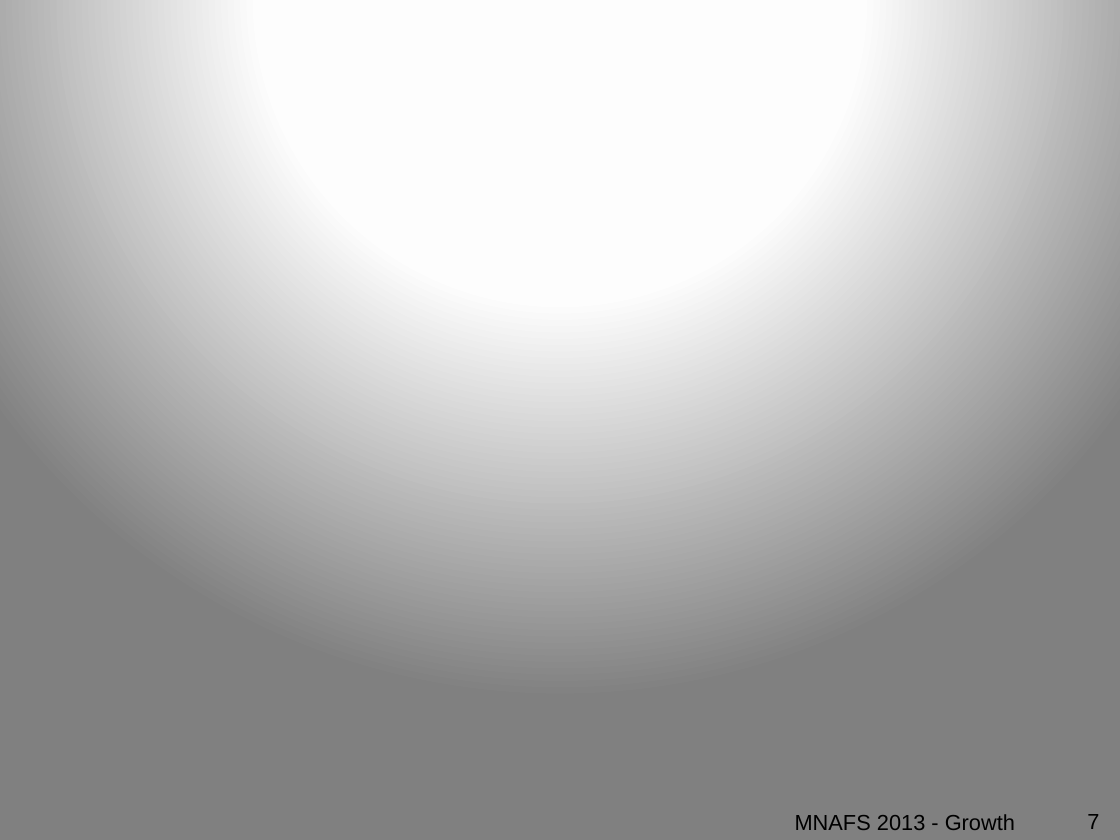
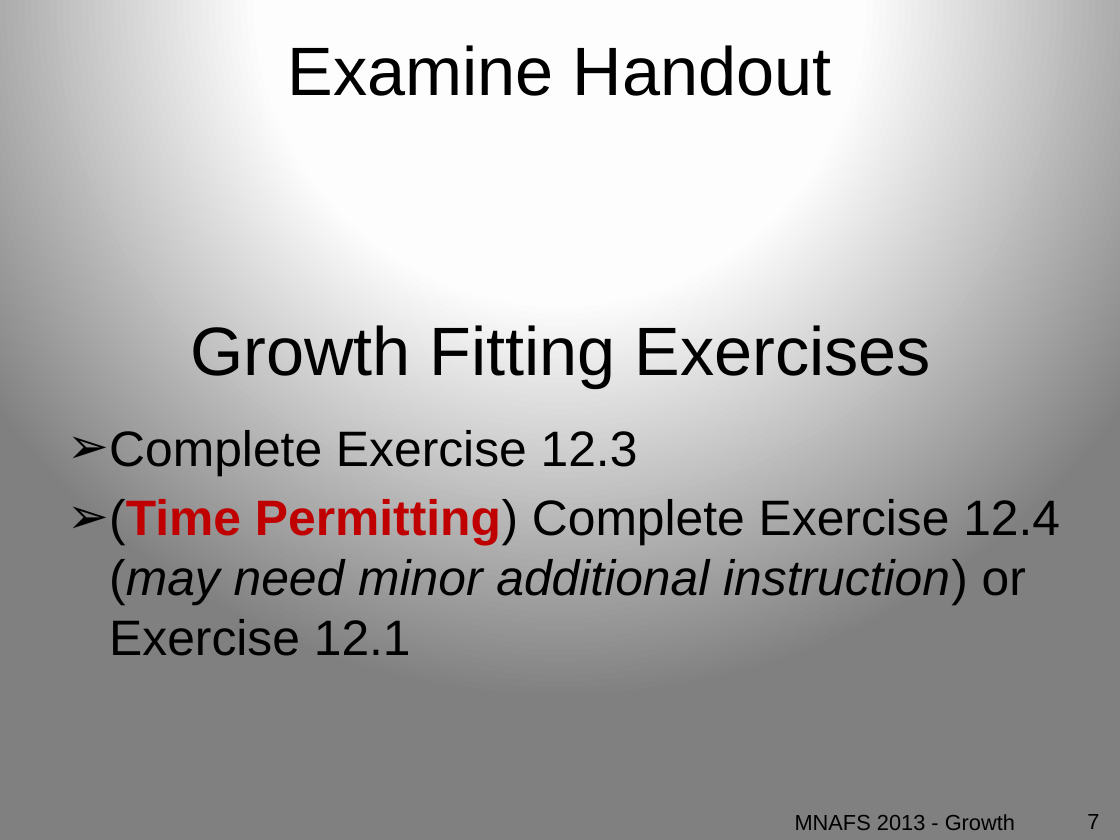
Before and after one commit to droglenc/AFSPortland2015, a slide deck: slide 7 of Slides/04_Growth.pptx. Drawn at 1120x840 pixels with LibreOffice and Linux fonts; fonts in the diff are those of the drawing. Boxes give left, top, right and bottom in pixels: in the first picture for what was removed or moved away, otherwise in the second. Text is boxed around its words. In the diff, an @@ line names an element or a change of style, - is before the commit and + after.

Commit message:
Modified GrowthFitting.

```diff
--- a/Slides/04_Growth.pptx
+++ b/Slides/04_Growth.pptx
@@ title added at [288, 45, 832, 96], 44 pt, text #000000 @@
+Examine Handout
@@ text added at [190, 325, 932, 388], 44 pt, text #000000 @@
+Growth Fitting Exercises
@@ text added at [109, 430, 1060, 656], 32 pt, text #000000 @@
+➢ Complete Exercise 12.3
+➢ (Time Permitting) Complete Exercise 12.4 (may need minor additional instruction) or Exercise 12.1
```
Also in this commit, not shown: 3 other slides changed, 4 other files.
